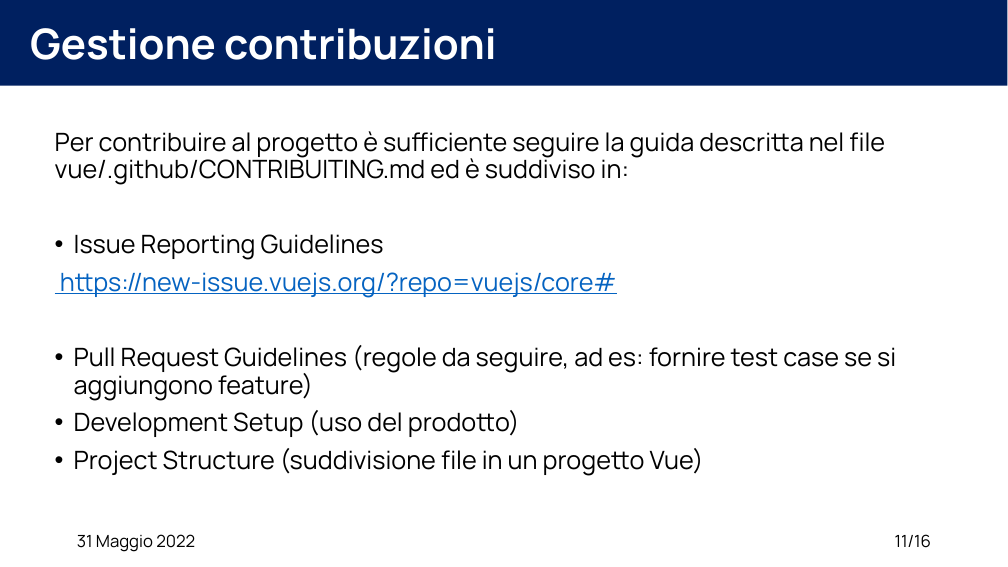
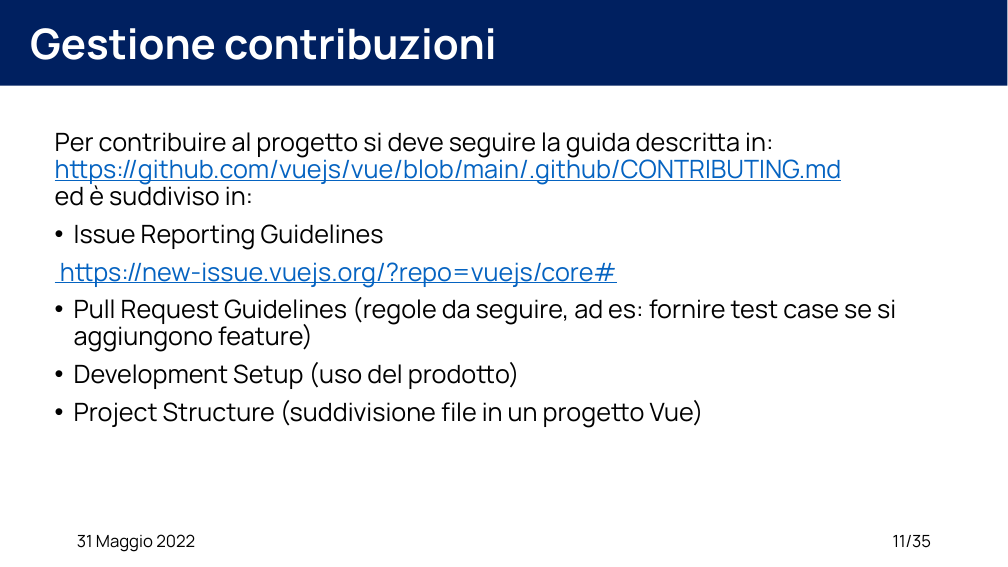
Before and after one commit to XidaZ3/MTSSAssignment3, a slide deck: slide 11 of MTSSAssignment3.pptx. Drawn at 1008x567 pixels with LibreOffice and Linux fonts; fonts in the diff are those of the drawing. Boxes give left, top, right and bottom in pixels: in the first picture for what was removed or moved away, otherwise in the second. Text is boxed around its words. In the diff, an @@ line names an element or a change of style, - is before the commit and + after.

```diff
--- a/MTSSAssignment3.pptx
+++ b/MTSSAssignment3.pptx
@@ text at (55,132,842,206): text changed @@
-Per contribuire al progetto è sufficiente seguire la guida descritta nel file vue/.github/CONTRIBUITING.md ed è suddiviso in:
+Per contribuire al progetto si deve seguire la guida descritta in:
+https://github.com/vuejs/vue/blob/main/.github/CONTRIBUTING.md
+ed è suddiviso in:
@@ page number at (893,535,931,548): text changed @@
-11/16
+11/35
```
Also in this commit, not shown: 19 other slides changed, 2 slides added, 2 slides removed, 2 other files.
